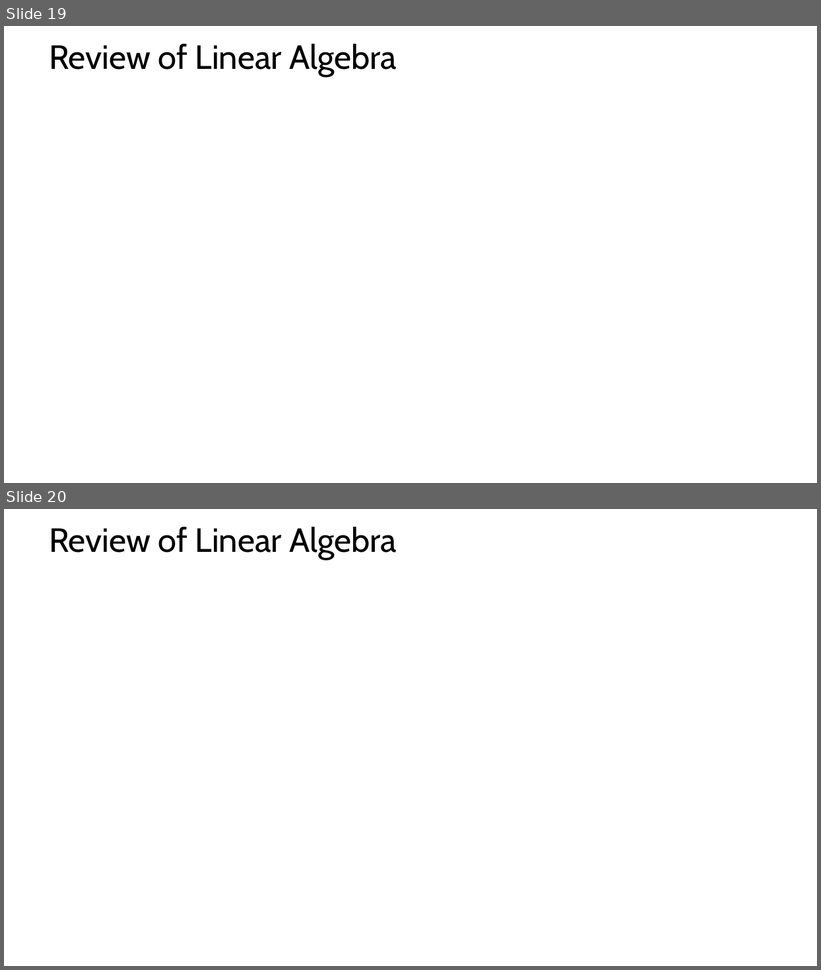
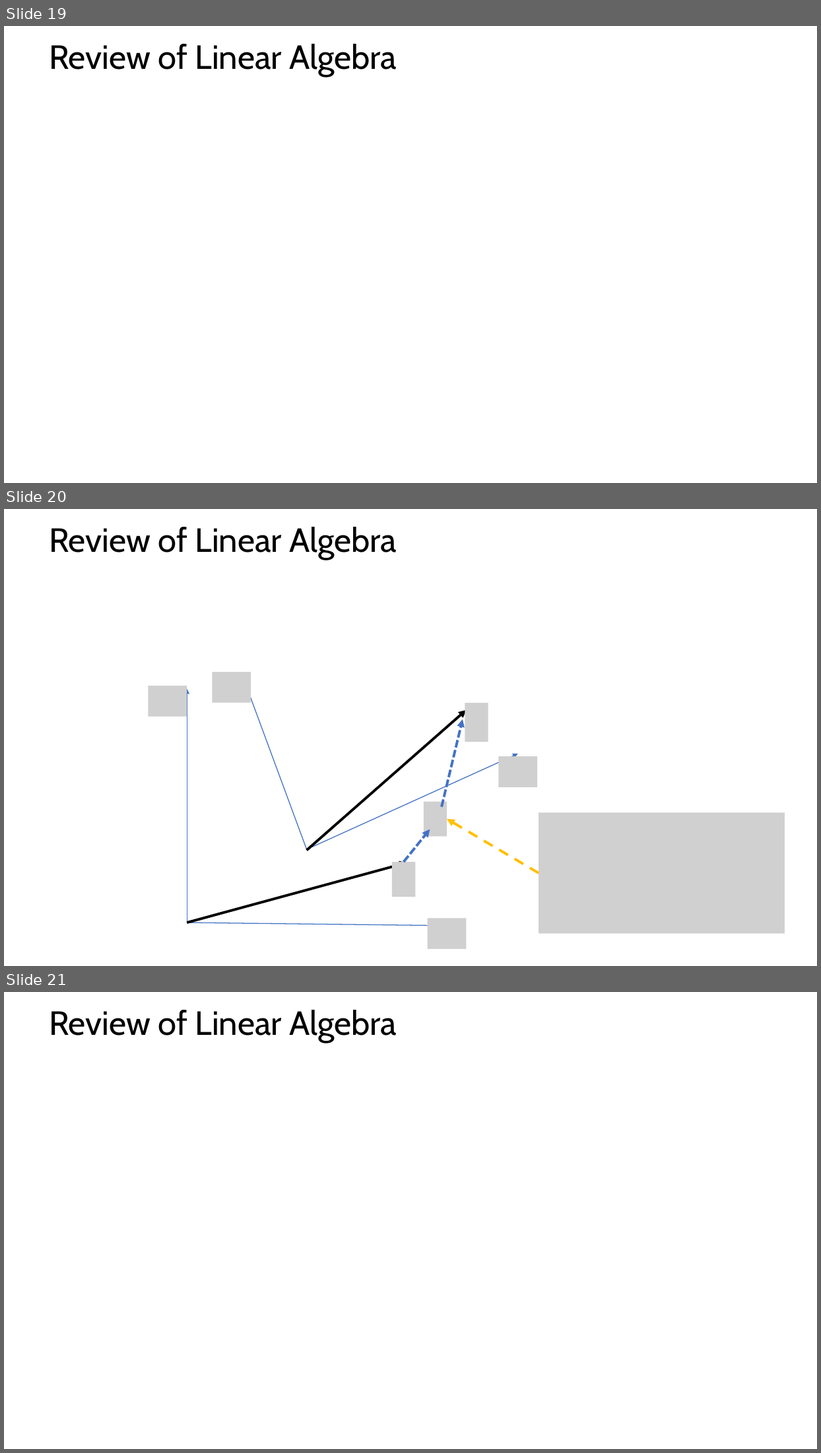
Before and after one commit to tenevian/Harvard-SSP-Data-Mining, a slide deck: SupplementaryMaterials/ReviewOfLinearAlgebra.pptx. Shown one above the other, each under a label of ours: slides 19 and 20 before the commit, slides 19, 20 and 21 after it. The pictures are 821x970 and 821x1453 pixels, drawn with LibreOffice and Linux fonts; fonts in the diff are those of the drawing; grey boxes stand for pictures. Boxes give left, top, right and bottom in pixels: in the first picture for what was removed or moved away, otherwise in the second. Text is boxed around its words. In the diff, an @@ line names an element or a change of style, - is before the commit and + after.

Commit message:
Addition and correction to review slides

```diff
--- a/SupplementaryMaterials/ReviewOfLinearAlgebra.pptx
+++ b/SupplementaryMaterials/ReviewOfLinearAlgebra.pptx
@@ slide 20 added at bbox=[4, 509, 817, 966], background #FFFFFF @@
@@ title added at bbox=[49, 527, 397, 560], 39.6 pt, text #000000 @@
+Review of Linear Algebra
@@ picture added at bbox=[148, 686, 187, 716] @@
@@ picture added at bbox=[212, 672, 251, 702] @@
@@ arrow added from (306, 850) to (245, 682), #4472C4 1 pt @@
@@ arrow added from (187, 923) to (187, 689), #4472C4 1 pt @@
@@ picture added at bbox=[465, 703, 488, 742] @@
@@ arrow added from (306, 851) to (467, 710), #000000 3 pt @@
@@ arrow added from (442, 807) to (463, 720), #4472C4 3 pt dashed @@
@@ arrow added from (306, 850) to (518, 755), #4472C4 1 pt @@
@@ picture added at bbox=[499, 757, 538, 787] @@
@@ picture added at bbox=[424, 802, 447, 836] @@
@@ arrow added from (539, 873) to (447, 819), #FFC000 3 pt dashed @@
@@ picture added at bbox=[539, 813, 785, 934] @@
@@ arrow added from (403, 862) to (430, 830), #4472C4 3 pt dashed @@
@@ arrow added from (187, 923) to (407, 863), #000000 3 pt @@
@@ picture added at bbox=[392, 862, 415, 897] @@
@@ arrow added from (187, 923) to (452, 926), #4472C4 1 pt @@
@@ picture added at bbox=[428, 918, 467, 949] @@
@@ what was slide 20 is now slide 21 @@
```
Also in this commit, not shown: 1 slide changed.
